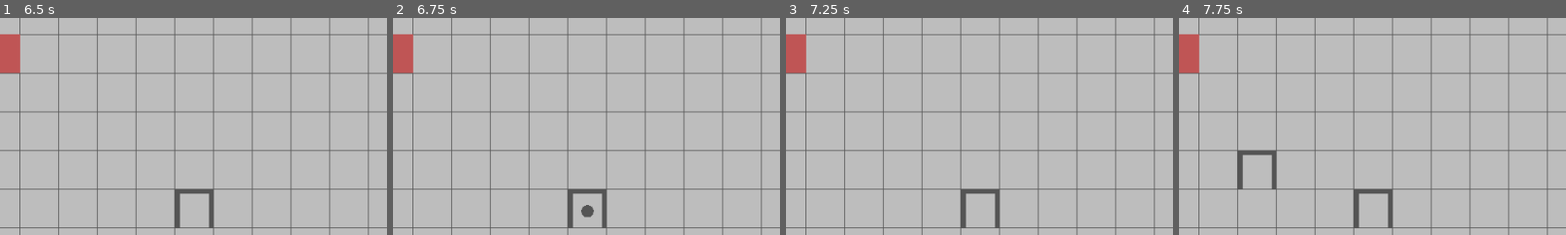
Above: before the commit, frames 1-4 (left to right).
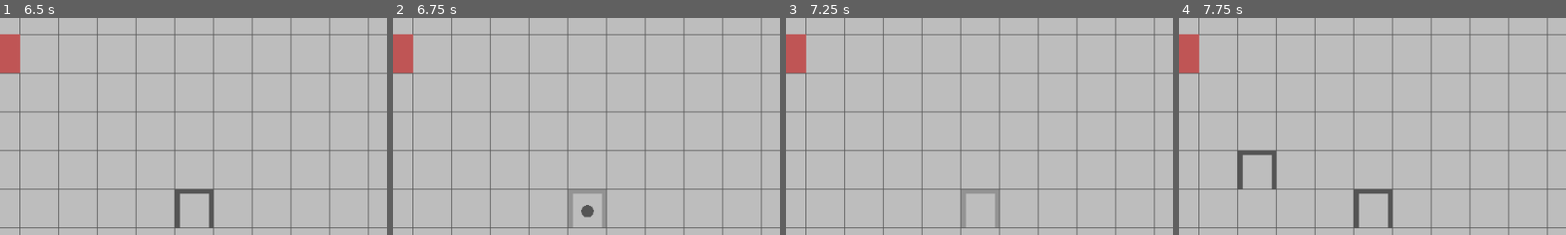
Above: after the commit, the same moments.

Repository: Zombee8424/UntitledMusicPuzzleGame
Game: Godot game, scene res://Scenes/Other/Game.tscn
The game is run twice, just before and just after one commit, with the same random seed, the same clock (stepped at 60 frames per second) and the same inputs.
Inputs (mouse positions are % of the whole screen's width and height, from its top left):
- Up to frame 1 (6.5 s): tap Enter at 0.5, 2, 3.5 s; move the mouse to (72, 45) at 0.52 s; click (72, 45) at 0.6 s; tap Space (space) at 1.25, 2.1, 2.75, 4.25 s; move the mouse to (30, 55) at 1.27 s; click (30, 55) at 1.35 s; move the mouse to (60, 28) at 2.02 s; click (60, 28) at 2.3 s; move the mouse to (45, 70) at 2.77 s; tap 1 at 2.85 s; click (45, 70) at 3.05 s; move the mouse to (80, 65) at 3.52 s; hold 2 3.53-4.28 s; click (80, 65) at 3.8 s; move the mouse to (20, 35) at 4.27 s; tap 3 at 4.35 s; click (20, 35) at 4.55 s; move the mouse to (55, 50) at 5.02 s; click (55, 50) at 5.1 s; move the mouse to (35, 25) at 5.77 s; click (35, 25) at 5.85 s
- Up to frame 2 (6.75 s): move the mouse to (72, 45) at 6.52 s; tap Space (space) at 6.6 s
- Up to frame 3 (7.25 s): click (72, 45) at 6.8 s
- Up to frame 4 (7.75 s): move the mouse to (30, 55) at 7.27 s; tap 1 at 7.35 s; click (30, 55) at 7.55 s
The pictures show only the part of the screen within x 22-72%, y 23-73%; the shares and areas given below are measured in that part.

Frame 1 is identical in both runs. In frame 2, 0.6% of the frame differs, in the area x 45-56%, y 79-97%; in frame 3, 0.6%; in frame 4, nothing differs.

Commit message:
Reduced beater spawn collider specificity
Switched to a rectangle collider for the beater spawn as having a collider that exactly follows the shape is a bit pointless. The rect collider also means that you can no longer place a mover inside of the beater spawn.

However, doing this on its own creates issues with the beater as it gets pushed outside of the colliders area as soon as it spawns. To fix this, the beater spawn collider is disabled during the run. Beater spawns are also made slightly transparent when disabled to visualize this change.

Diff:
--- a/UntitledMusicPuzzleGame/Scenes/Other/BeaterSpawn.tscn
+++ b/UntitledMusicPuzzleGame/Scenes/Other/BeaterSpawn.tscn
@@ -1,6 +1,9 @@
-[gd_scene load_steps=2 format=2]
+[gd_scene load_steps=3 format=2]
 
 [ext_resource path="res://Scripts/Other/BeaterSpawn.gd" type="Script" id=1]
+
+[sub_resource type="RectangleShape2D" id=1]
+extents = Vector2( 30.72, 25.6 )
 
 [node name="BeaterSpawn" type="RigidBody2D" groups=["Entities"]]
 collision_layer = 2
@@ -16,7 +19,7 @@
 color = Color( 0.333333, 0.333333, 0.333333, 1 )
 polygon = PoolVector2Array( -24, -32, 24, -32, 24, 0.067688, 24, 32, 18, 32, 18, -24, -18, -24, -18, 32, -24, 32 )
 
-[node name="Collider" type="CollisionPolygon2D" parent="."]
-position = Vector2( 0, -3.75 )
+[node name="Collider" type="CollisionShape2D" parent="."]
+position = Vector2( 9.53674e-07, 0 )
 scale = Vector2( 0.78125, 0.9375 )
-polygon = PoolVector2Array( -30.72, -21.6, 30.72, -21.6, 30.72, 29.6, 23.04, 29.6, 23.04, -15.2, -23.04, -15.2, -23.04, 29.6, -30.72, 29.6 )
+shape = SubResource( 1 )
--- a/UntitledMusicPuzzleGame/Scripts/Autoload/EntityManager.gd
+++ b/UntitledMusicPuzzleGame/Scripts/Autoload/EntityManager.gd
@@ -66,6 +66,7 @@
 	else:
 		if build_node is BeaterSpawn:
 			assert(GameState.connect("run_started", build_node, "_on_run_start") == OK, "Connection Failed");
+			assert(GameState.connect("run_stopped", build_node, "_on_run_stop") == OK, "Connection Failed");
 
 		build_node = null;
 
--- a/UntitledMusicPuzzleGame/Scripts/Other/BeaterSpawn.gd
+++ b/UntitledMusicPuzzleGame/Scripts/Other/BeaterSpawn.gd
@@ -6,9 +6,30 @@
 
 
 func _on_run_start() -> void:
+	# Spawn Beater
 	var beater: Beater = load(beater_path).instance();
 	assert(beater != null, "Invalid beater path");
 
 	get_tree().current_scene.call_deferred("add_child", beater, true);
-	assert(GameState.connect("run_stopped", beater, "_on_run_stop") == OK, "Connection Failed");
+
+	# call_deferred always returns null so manually checked if the connection will succeed
+	if beater.has_method("_on_run_stop") and !GameState.is_connected("run_stopped", beater, "_on_run_stop"):
+		GameState.call_deferred("connect", "run_stopped", beater, "_on_run_stop");
+	else:
+		assert(false, "Connection Failed");
+
 	beater.global_position = position;
+
+	# Disable Collider
+	get_node("Collider").disabled = true;
+
+	# Set Opacity
+	modulate = Color(1, 1, 1, 0.4);
+
+
+func _on_run_stop() -> void:
+	# Enable Collider
+	get_node("Collider").disabled = false;
+
+	# Set Opacity
+	modulate = Color(1, 1, 1, 1);
